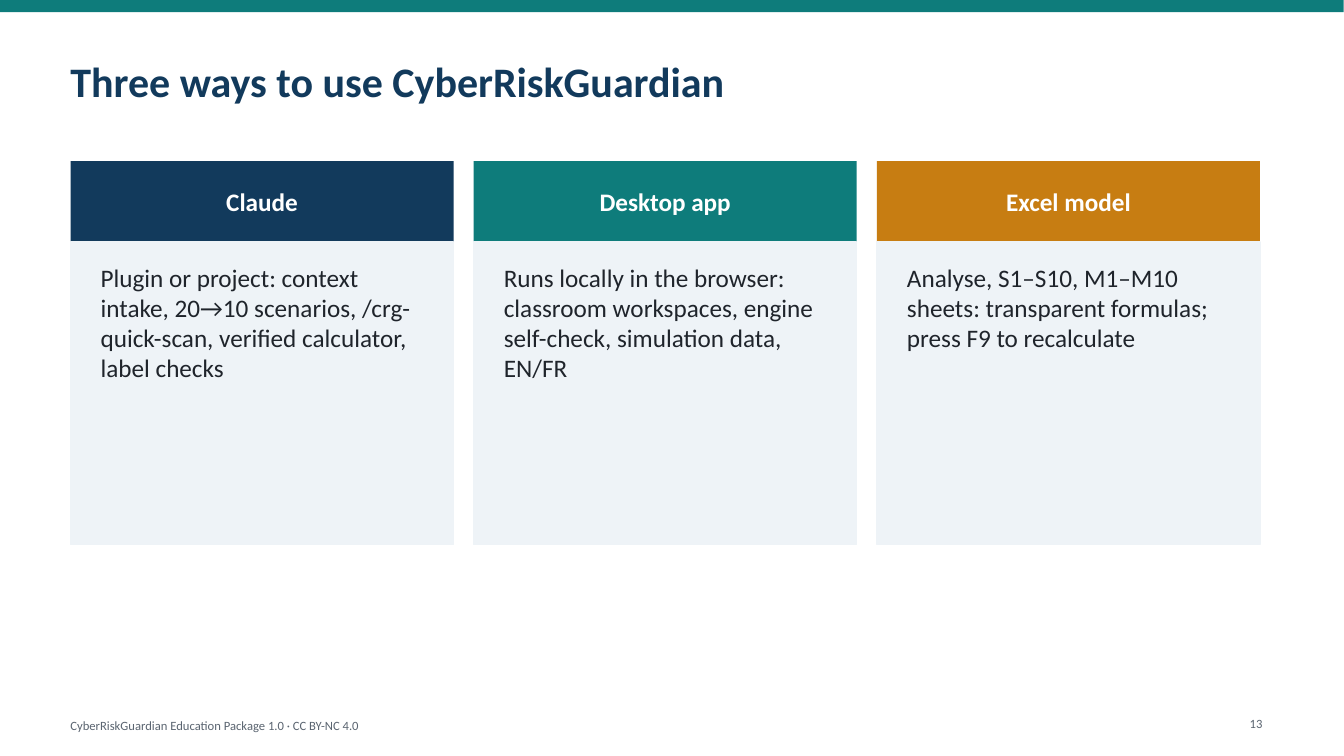
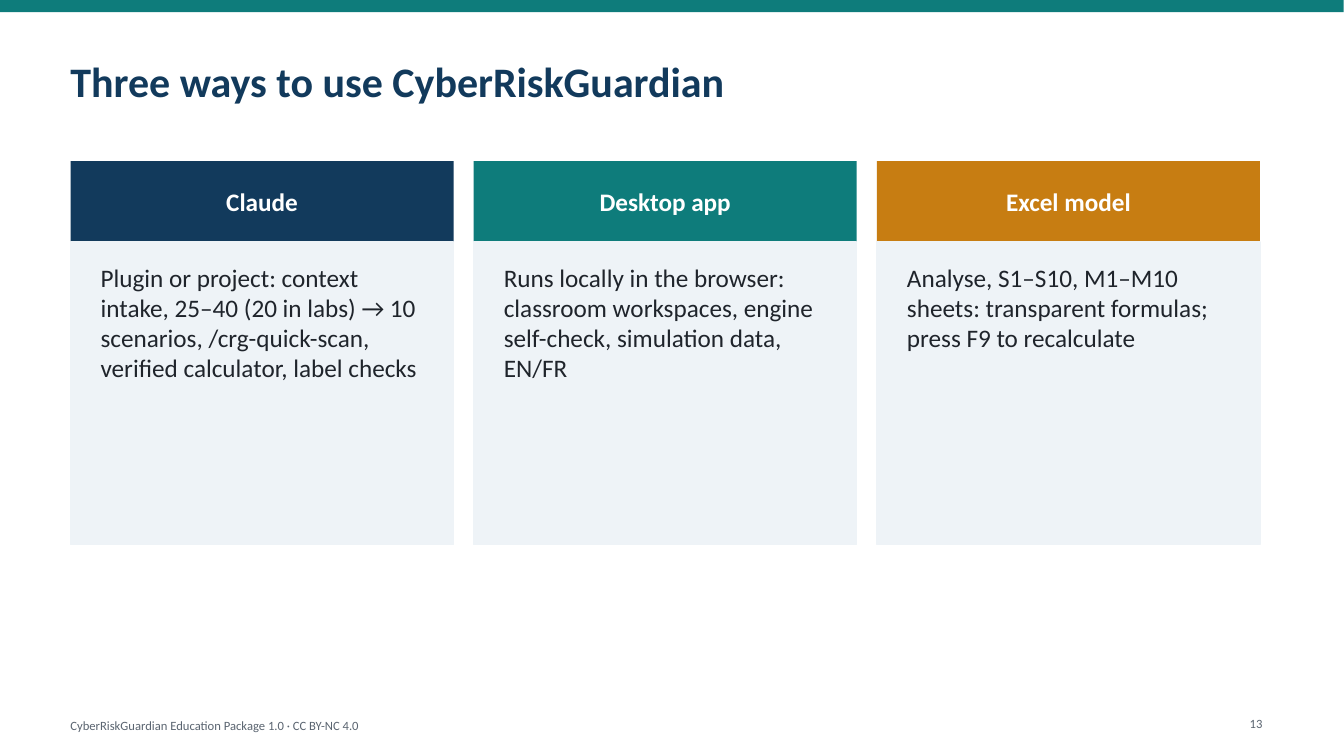
Before and after one commit to ITriskMgr/CyberRiskGuardian, a slide deck: slide 13 of education/slides/CRG_Intro_Deck_EN.pptx. Drawn at 1344x756 pixels with LibreOffice and Linux fonts; fonts in the diff are those of the drawing. Boxes give left, top, right and bottom in pixels: in the first picture for what was removed or moved away, otherwise in the second. Text is boxed around its words. In the diff, an @@ line names an element or a change of style, - is before the commit and + after.

```diff
--- a/education/slides/CRG_Intro_Deck_EN.pptx
+++ b/education/slides/CRG_Intro_Deck_EN.pptx
@@ text at [101,269,416,380]: text changed @@
-Plugin or project: context intake, 20→10 scenarios, /crg-quick-scan, verified calculator, label checks
+Plugin or project: context intake, 25–40 (20 in labs) → 10 scenarios, /crg-quick-scan, verified calculator, label checks
```
Also in this commit, not shown: 2 other slides changed, 30 other files.
